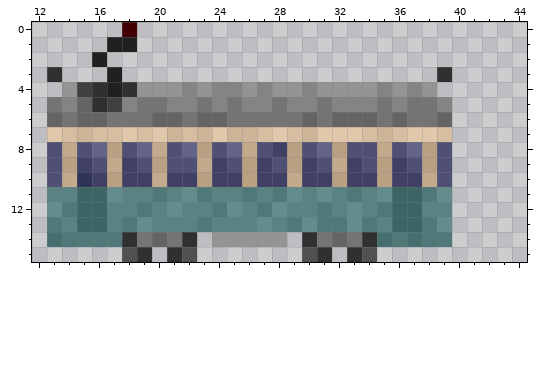
Two states of a pixel-art file, src/trams/toyama/de5000/toyamade5000_purchase.aseprite. That is the earlier state.
76x16 pixels, 1 frame. Shown: x 12..44, y 0..15.
Once edited:
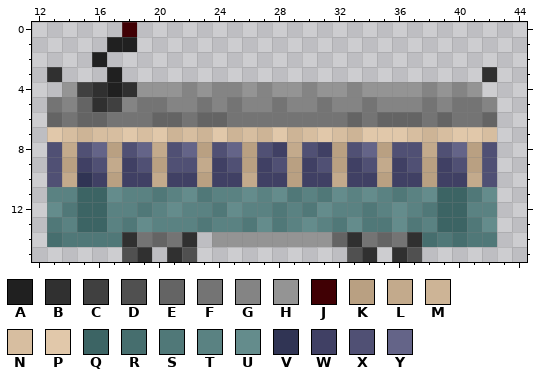
Palette (. is transparent): A #202020  B #303030  C #404040  D #505050  E #646464  F #747474  G #848484  H #949494  J #400004  K #b9a082  L #c3aa8c  M #cdb496  N #d7bea0  P #e1c8aa  Q #3c6464  R #466e6e  S #507878  T #5a8282  U #648c8c  V #303454  W #404064  X #505074  Y #646488
Edits made:
{"where": "layer \"toyama7000\""}
{"y":3,"x":39,"old":"B","new":"."}
{"y":3,"x":42,"old":".","new":"B"}
{"y":4,"x":33,"old":"H","new":"G"}
{"y":4,"x":35,"old":"G","new":"H"}
{"y":4,"x":37,"old":"GH...","new":"HGHGH"}
{"y":5,"x":34,"old":"GF","new":"FG"}
{"y":5,"x":37,"old":"F","new":"G"}
{"y":5,"x":40,"old":"...","new":"FFG"}
{"y":6,"x":30,"old":"E","new":"F"}
{"y":6,"x":32,"old":"E","new":"F"}
{"y":6,"x":34,"old":"EF","new":"FE"}
{"y":6,"x":37,"old":"F","new":"E"}
{"y":6,"x":40,"old":"...","new":"FFE"}
{"y":7,"x":26,"old":"MN","new":"NM"}
{"y":7,"x":29,"old":"NM","new":"MN"}
{"y":7,"x":32,"old":"PPNMNPP","new":"NMPPPNM"}
{"y":7,"x":40,"old":"...","new":"PPN"}
{"y":8,"x":26,"old":"L","new":"K"}
{"y":8,"x":29,"old":"K","new":"L"}
{"y":8,"x":31,"old":"Y","new":"W"}
{"y":8,"x":34,"old":"XL","new":"YK"}
{"y":8,"x":37,"old":"YK","new":"XL"}
{"y":8,"x":40,"old":"...","new":"YKX"}
{"y":9,"x":32,"old":"L","new":"K"}
{"y":9,"x":35,"old":"K","new":"L"}
{"y":9,"x":39,"old":"X...","new":"WXKX"}
{"y":10,"x":26,"old":"K","new":"L"}
{"y":10,"x":29,"old":"L","new":"K"}
{"y":10,"x":32,"old":"K","new":"L"}
{"y":10,"x":38,"old":"LX...","new":"KWWLX"}
{"y":11,"x":26,"old":"S","new":"U"}
{"y":11,"x":28,"old":"SU","new":"US"}
{"y":11,"x":31,"old":"UTSTUQQSU...","new":"SUTUTSTUQQSU"}
{"y":12,"x":27,"old":"SU","new":"TS"}
{"y":12,"x":30,"old":"TS","new":"SU"}
{"y":12,"x":33,"old":"UTSQQTT...","new":"TSTUTSQQTT"}
{"y":13,"x":26,"old":"T","new":"S"}
{"y":13,"x":28,"old":"TS","new":"ST"}
{"y":13,"x":31,"old":"S","new":"T"}
{"y":13,"x":35,"old":"TQQSU...","new":"SUSTQQSU"}
{"y":14,"x":29,"old":".BF","new":"HHH"}
{"y":14,"x":33,"old":"FBRSRS","new":"BFEFBR"}
{"y":14,"x":40,"old":"...","new":"RSS"}
{"y":15,"x":30,"old":"DB","new":".."}
{"y":15,"x":33,"old":"BD","new":"DB"}
{"y":15,"x":36,"old":"..","new":"BD"}
{"label":"changed","picture_box":[242,67,497,262]}
